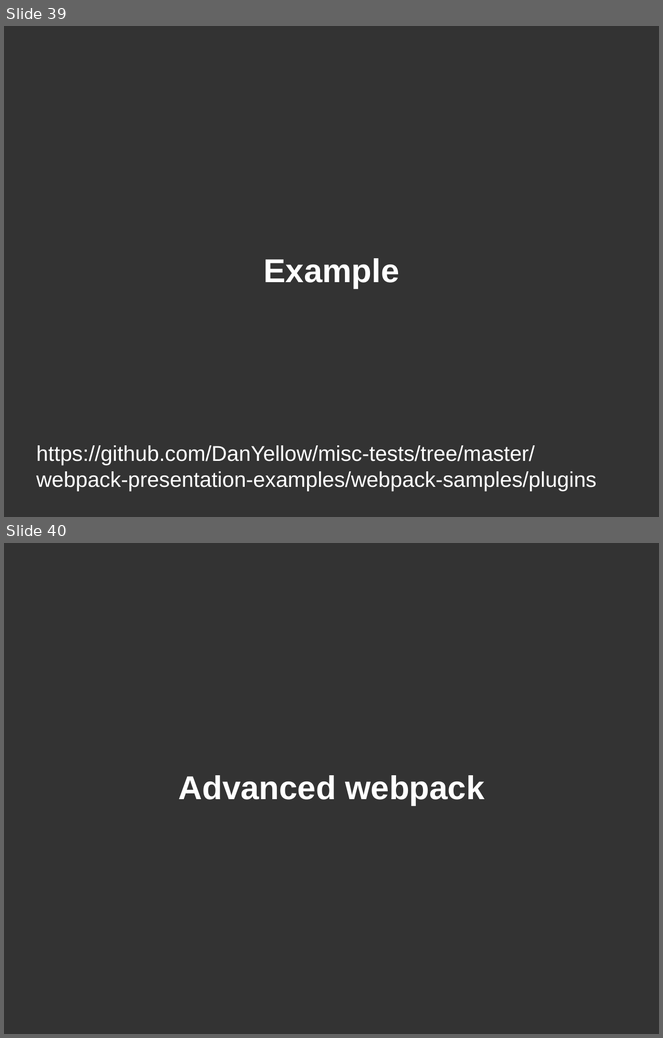
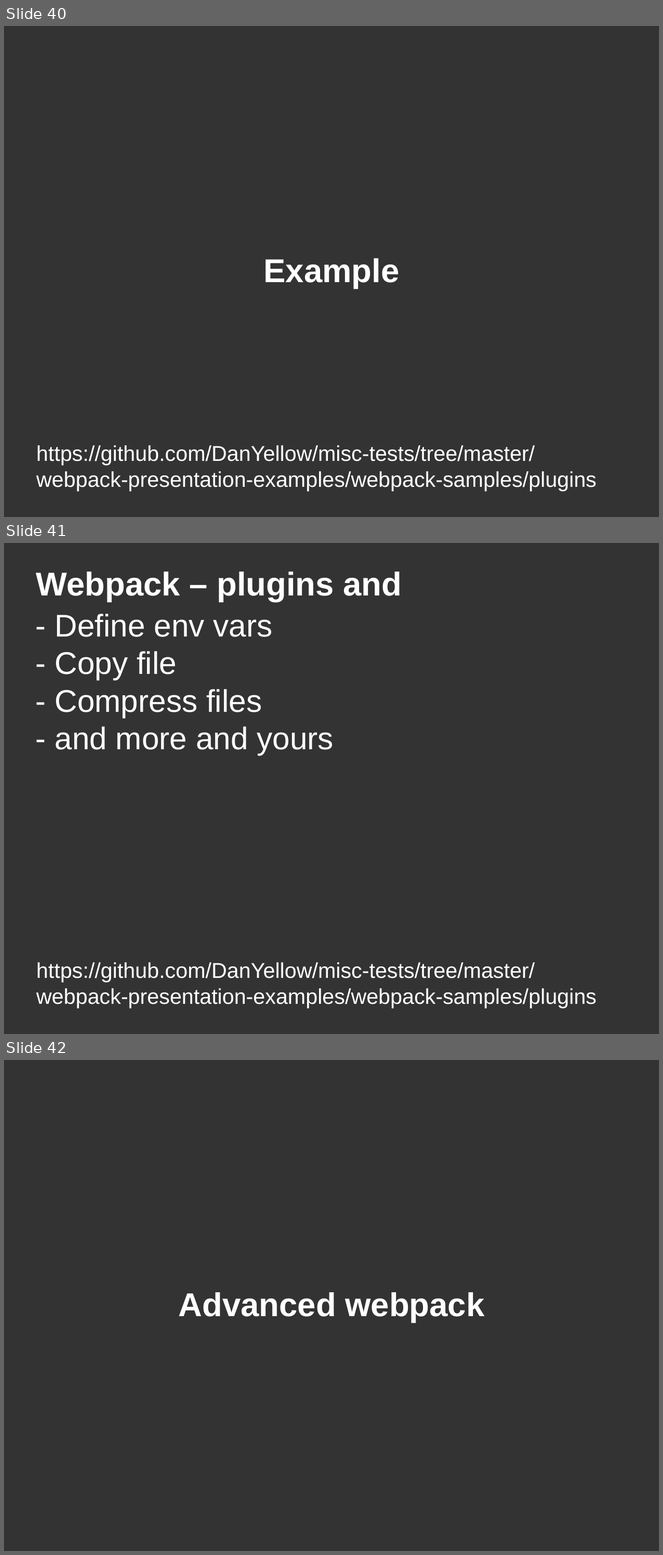
Before and after one commit to DanYellow/misc-tests, a slide deck: webpack-presentation-examples/webpack-presentation.odp. Shown one above the other, each under a label of ours: slides 39 and 40 before the commit, slides 40, 41 and 42 after it. The pictures are 663x1038 and 663x1555 pixels, drawn with LibreOffice and Linux fonts; fonts in the diff are those of the drawing. Boxes give left, top, right and bottom in pixels: in the first picture for what was removed or moved away, otherwise in the second. Text is boxed around its words. In the diff, an @@ line names an element or a change of style, - is before the commit and + after.

```diff
--- a/webpack-presentation-examples/webpack-presentation.odp
+++ b/webpack-presentation-examples/webpack-presentation.odp
@@ slide 41 added at (x1=4, y1=543, x2=659, y2=1034), background #333333 @@
@@ title added at (x1=36, y1=572, x2=402, y2=602), 40 pt, text #FFFFFF, bold @@
+Webpack – plugins and
@@ title added at (x1=55, y1=614, x2=334, y2=755), 38 pt, text #FFFFFF @@
+- Define env vars
+- Copy file
+- Compress files
+- and more and yours
@@ title added at (x1=36, y1=963, x2=597, y2=1008), 26 pt, text #FFFFFF @@
+https://github.com/DanYellow/misc-tests/tree/master/webpack-presentation-examples/webpack-samples/plugins
@@ what was slide 39 is now slide 40 @@
@@ what was slide 40 is now slide 42 @@
```
Also in this commit, not shown: 5 slides changed, 6 other slides added, 22 other files.
